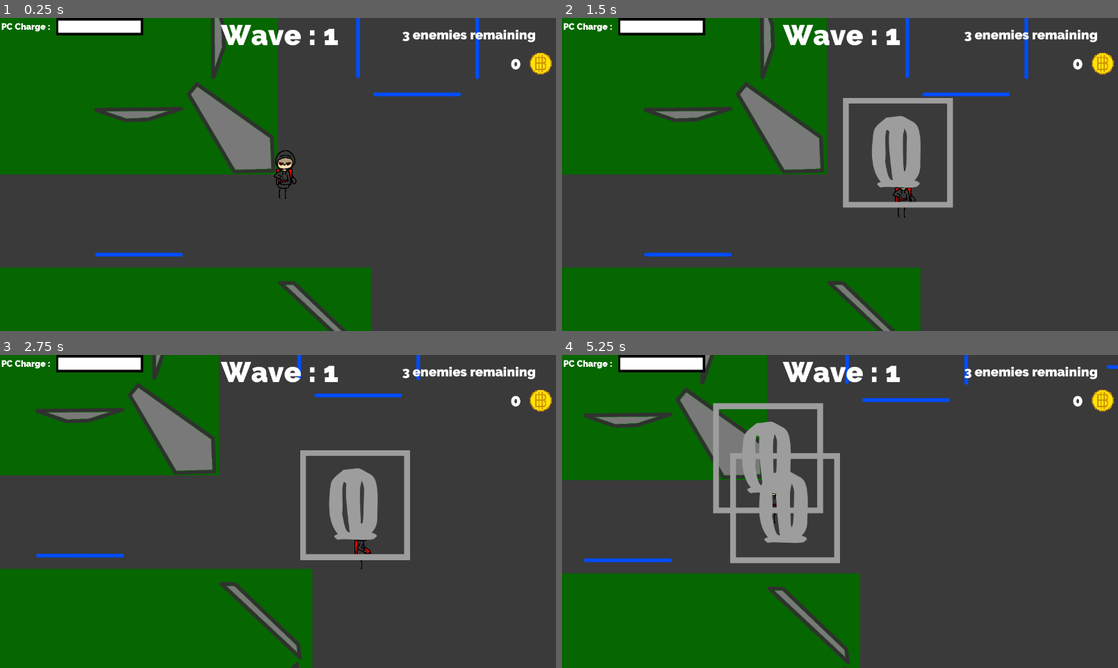
Above: before the commit, frames 1-4 (two rows, left to right).
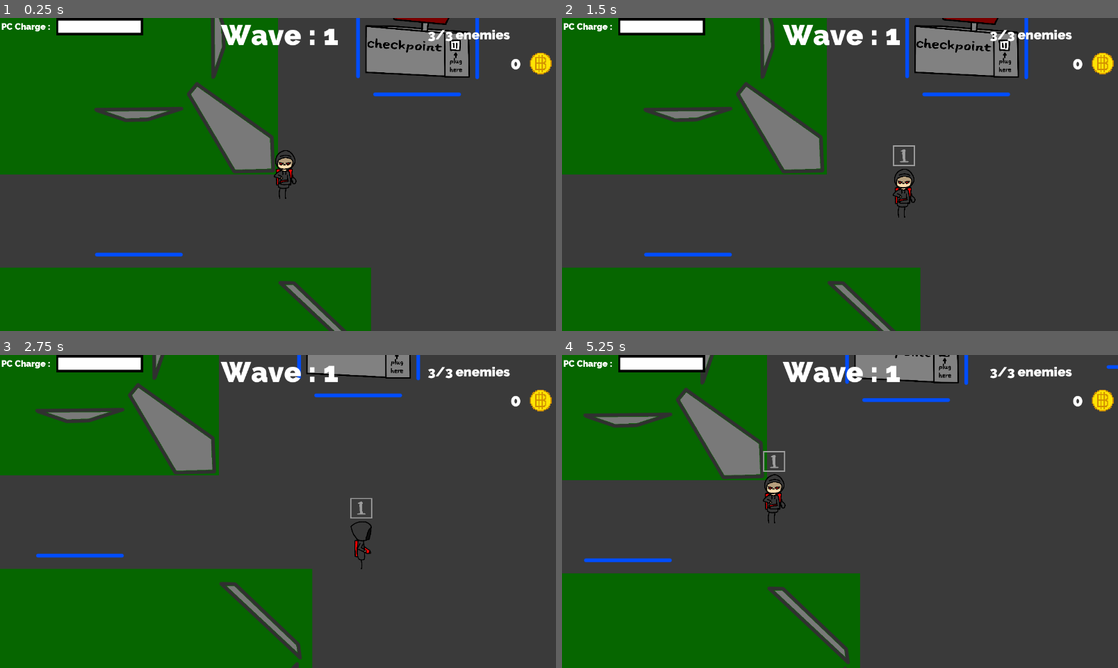
Above: after the commit, the same moments.

Repository: CeylenGames/5thAlakajam
Game: Godot game, scene res://World.tscn
The game is run twice, just before and just after one commit, with the same random seed, the same clock (stepped at 60 frames per second) and the same inputs.
Inputs:
- Up to frame 1 (0.25 s): no input
- Up to frame 2 (1.5 s): tap Enter (ui_accept) at 0.5, 0.77, 1.07 s; hold Right (ui_right) 0.53-1.28 s; tap Tab (select_enemy) at 0.6 s; tap Space (ui_select) at 0.8, 1.35 s; hold Down (ui_down) from 1.28 s (still down)
- Up to frame 3 (2.75 s): tap Enter (ui_accept) at 1.52, 1.55, 1.82, 2.1 s; release Down (ui_down) at 2.03 s; hold Right (ui_right) from 2.03 s (still down); tap Tab (select_enemy) at 2.3 s
- Up to frame 4 (5.25 s): release Right (ui_right) at 2.78 s; hold Up (ui_up) 2.78-3.53 s; tap Keypad 0 (combo_0) at 2.85 s; tap Enter (ui_accept) at 3.02, 3.32, 3.77, 3.8, 4.07, 4.52, 4.82 s; tap Space (ui_select) at 3.05, 5.1 s; hold Left (ui_left) 3.53-5.03 s; tap Keypad 1 (combo_1) at 3.6 s; tap Tab (select_enemy) at 4.35 s; hold Down (ui_down) from 5.03 s (still down)

The runs differ from the first frame. In frame 1, 3.1% of the frame differs, in the area x 65-97%, y 0-20%; in frame 2, 6.2%; in frame 3, 4.6%; in frame 4, 7.3%, in the area x 27-97%, y 0-67%.

Commit message:
checkpoint + ui

Diff:
--- /dev/null
+++ b/Prefabs/CheckPoint.tscn
@@ -0,0 +1,57 @@
+[gd_scene load_steps=6 format=2]
+
+[ext_resource path="res://images/OFF.png" type="Texture" id=1]
+[ext_resource path="res://Scripts/CheckPoint.gd" type="Script" id=2]
+[ext_resource path="res://images/ON.png" type="Texture" id=3]
+
+[sub_resource type="RectangleShape2D" id=1]
+
+custom_solver_bias = 0.0
+extents = Vector2( 566.667, 466.667 )
+
+[sub_resource type="CircleShape2D" id=2]
+
+custom_solver_bias = 0.0
+radius = 1200.0
+
+[node name="CheckPoint" type="Sprite"]
+
+position = Vector2( 450, -450 )
+scale = Vector2( 0.3, 0.3 )
+texture = ExtResource( 1 )
+script = ExtResource( 2 )
+_sections_unfolded = [ "Transform" ]
+ComputerOn = ExtResource( 3 )
+ComputerOff = ExtResource( 1 )
+
+[node name="StaticBody2D" type="StaticBody2D" parent="." index="0"]
+
+input_pickable = false
+collision_layer = 1
+collision_mask = 1
+constant_linear_velocity = Vector2( 0, 0 )
+constant_angular_velocity = 0.0
+friction = 1.0
+bounce = 0.0
+
+[node name="CollisionShape2D" type="CollisionShape2D" parent="StaticBody2D" index="0"]
+
+shape = SubResource( 1 )
+
+[node name="Area2D" type="Area2D" parent="." index="1"]
+
+input_pickable = true
+gravity_vec = Vector2( 0, 1 )
+gravity = 98.0
+linear_damp = 0.1
+angular_damp = 1.0
+audio_bus_override = false
+audio_bus_name = "Master"
+
+[node name="CollisionShape2D" type="CollisionShape2D" parent="Area2D" index="0"]
+
+shape = SubResource( 2 )
+
+[connection signal="body_entered" from="Area2D" to="." method="_on_area_entered"]
+
+[connection signal="body_exited" from="Area2D" to="." method="_on_area_exited"]
--- a/Prefabs/Combo.tscn
+++ b/Prefabs/Combo.tscn
@@ -1,8 +1,9 @@
-[gd_scene load_steps=8 format=2]
+[gd_scene load_steps=9 format=2]
 
 [ext_resource path="res://images/0.png" type="Texture" id=1]
 [ext_resource path="res://Scripts/Combo.gd" type="Script" id=2]
 [ext_resource path="res://images/1.png" type="Texture" id=3]
+[ext_resource path="res://images/enter.png" type="Texture" id=4]
 
 [sub_resource type="Animation" id=1]
 
@@ -61,9 +62,8 @@
 "values": [ Color( 1, 1, 1, 1 ), Color( 1, 1, 1, 1 ) ]
 }
 
-[sub_resource type="Animation" id=2]
+[sub_resource type="Animation" id=4]
 
-resource_name = "Reject"
 length = 0.24
 loop = false
 step = 0.03
@@ -74,7 +74,7 @@
 tracks/0/imported = false
 tracks/0/enabled = true
 tracks/0/keys = {
-"times": PoolRealArray( 0, 0.3 ),
+"times": PoolRealArray( 0, 0.24 ),
 "transitions": PoolRealArray( 1, 1 ),
 "update": 0,
 "values": [ Color( 1, 0, 0, 1 ), Color( 1, 0, 0, 1 ) ]
@@ -89,18 +89,19 @@
 "times": PoolRealArray( 0, 0.03, 0.06, 0.09, 0.12, 0.15, 0.18, 0.21, 0.24 ),
 "transitions": PoolRealArray( 1, 1, 1, 1, 1, 1, 1, 1, 1 ),
 "update": 0,
-"values": [ Vector2( 35, 30 ), Vector2( 15, 30 ), Vector2( 35, 30 ), Vector2( 55, 30 ), Vector2( 35, 30 ), Vector2( 15, 30 ), Vector2( 35, 30 ), Vector2( 55, 30 ), Vector2( 35, 30 ) ]
+"values": [ Vector2( 0, 0 ), Vector2( -20, 0 ), Vector2( 0, 0 ), Vector2( 20, 0 ), Vector2( 0, 0 ), Vector2( -20, 0 ), Vector2( 0, 0 ), Vector2( 20, 0 ), Vector2( 0, 0 ) ]
 }
 
 [node name="Combo" type="Sprite" index="0"]
 
-position = Vector2( 35, 30 )
+scale = Vector2( 0.2, 0.2 )
 texture = ExtResource( 1 )
 region_rect = Rect2( 62, 47, 287, 317 )
 script = ExtResource( 2 )
 _sections_unfolded = [ "Material", "Transform", "Visibility" ]
 Button0 = ExtResource( 1 )
 Button1 = ExtResource( 3 )
+ButtonEnter = ExtResource( 4 )
 
 [node name="Exit_Timer" type="Timer" parent="." index="0"]
 
@@ -117,9 +118,9 @@
 playback_default_blend_time = 0.0
 playback_speed = 1.0
 anims/Accept = SubResource( 1 )
-anims/End = SubResource( 4 )
+anims/End = SubResource( 2 )
 anims/Idle = SubResource( 3 )
-anims/Reject = SubResource( 2 )
+anims/Reject = SubResource( 4 )
 blend_times = [  ]
 
 [connection signal="timeout" from="Exit_Timer" to="." method="combo_exit"]
--- a/Prefabs/Player.tscn
+++ b/Prefabs/Player.tscn
@@ -35,7 +35,9 @@
 radius = 10.0
 height = 60.0
 
-[node name="Player" type="KinematicBody2D"]
+[node name="Player" type="KinematicBody2D" index="0" groups=[
+"Player",
+]]
 
 input_pickable = false
 collision_layer = 1
@@ -44,7 +46,6 @@
 script = ExtResource( 1 )
 Speed = 300
 Combo_Indic = null
-Combo_Indic_Pos = null
 Bullet = null
 select_texture = null
 Coins = null
--- /dev/null
+++ b/Scripts/CheckPoint.gd
@@ -0,0 +1,33 @@
+extends Sprite
+
+export (Texture) var ComputerOn
+export (Texture) var ComputerOff
+
+var player_here = false
+var powered = false
+
+func _ready():
+	power_off()
+
+func power_on():
+	texture = ComputerOn
+	powered = true
+
+func power_off():
+	texture = ComputerOff
+	powered = false
+
+func _on_area_entered(body):
+	if body.is_in_group("Player"):
+		player_here = true
+
+func _on_area_exited(body):
+	if body.is_in_group("Player"):
+		player_here = false
+
+func _process(delta):
+	if player_here and powered and Input.is_action_just_pressed("ui_accept"):
+		show_ui()
+
+func show_ui():
+	print("shop")
--- a/Scripts/Combo.gd
+++ b/Scripts/Combo.gd
@@ -54,11 +54,19 @@
 	elif Input.is_action_just_pressed("ui_accept"):
 		$Exit_Timer.stop()
 		if combo[index] == 2:
-			$AnimationPlayer.play("Accept")
-			animating = true
-			yield($AnimationPlayer, "animation_finished")
-			change_index()
-			animating = false
+			if get_node("../../../Player").selected:
+				$AnimationPlayer.play("Accept")
+				animating = true
+				yield($AnimationPlayer, "animation_finished")
+				change_index()
+				animating = false
+			else:
+				$AnimationPlayer.play("Reject")
+				animating = true
+				yield($AnimationPlayer, "animation_finished")
+				$AnimationPlayer.play("Idle")
+				animating = false
+
 	else:
 		if not afk:
 			afk = true
@@ -67,6 +75,7 @@
 func combo_exit():
 	$AnimationPlayer.play("End")
 	yield($AnimationPlayer, "animation_finished")
+	get_node("../../../Player").is_comboting = false
 	queue_free()
 
 func update_ui():
--- a/Scripts/Main.gd
+++ b/Scripts/Main.gd
@@ -11,13 +11,14 @@
 export (NodePath) var EnemyContainer
 
 var enemiesNb = 3 * WaveNumber
+var max_enemies = enemiesNb
 
 func _ready():
 	update_ui()
 	reset()
 
 func update_ui():
-	get_node(Enemies).set_text(str(enemiesNb) + " enemies remaining")
+	get_node(Enemies).set_text(str(enemiesNb) + "/" + str(max_enemies) + " enemies")
 	get_node(WaveLabel).set_text("Wave : " + str(WaveNumber))
 
 func reset():
@@ -27,6 +28,12 @@
 func _on_wave_ended():
 	WaveNumber += 1
 	enemiesNb = 3 * WaveNumber
+	max_enemies = enemiesNb
+	if WaveNumber % 3 == 0:
+		$ComputerTimer.start()
+		$CheckPoint.power_on()
+		yield($ComputerTimer, "timeout")
+		$CheckPoint.power_off()
 	update_ui()
 	reset()
 
--- a/Scripts/Player.gd
+++ b/Scripts/Player.gd
@@ -5,7 +5,8 @@
 var velocity = Vector2()
 
 export (PackedScene) var Combo_Indic
-export (Vector2) var Combo_Indic_Pos
+
+var is_comboting = false
 
 export (PackedScene) var Bullet
 export (Texture) var select_texture
@@ -18,6 +19,8 @@
 
 export (NodePath) var ChargeBar
 var charge = 100
+
+var charge_loose = 5
 
 func _ready():
 	randomize()
@@ -52,21 +55,23 @@
 		choose_a_guy()
 
 func BeginCombo():
-	var combo = Combo_Indic.instance()
-	add_child(combo)
-	combo.position = Combo_Indic_Pos
-	combo.connect("combo_ended", self, "end_combo")
-	combo.begin(3)
+	if not is_comboting:
+		var combo = Combo_Indic.instance()
+		$ComboReceptor.add_child(combo)
+		combo.connect("combo_ended", self, "end_combo")
+		combo.begin(3)
+		is_comboting = true
 
 func end_combo():
-	if selected and charge >= 10:
+	if selected and charge >= charge_loose:
 		var bullet = Bullet.instance()
 		bullet.position = get_node("../Player").position
 		bullet.velocity = (selected.position - position).normalized()
 		get_node("../../World").add_child(bullet)
 
-		charge -= 10
+		charge -= charge_loose
 		updateUi()
+	is_comboting = false
 
 func _detected(body):
 	if body.is_in_group("Enemy"):
@@ -84,6 +89,8 @@
 		var node = bodies[rand_range(0, bodies.size())]
 		var sprite = Sprite.new()
 		sprite.name = "Selector"
+		sprite.apply_scale(Vector2(0.15, 0.15))
+		sprite.position = Vector2(0, -80)
 		node.add_child(sprite)
 		sprite.texture = select_texture
 		selected = node
--- a/World.tscn
+++ b/World.tscn
@@ -6,7 +6,7 @@
 [ext_resource path="res://Prefabs/Player.tscn" type="PackedScene" id=4]
 [ext_resource path="res://Prefabs/Combo.tscn" type="PackedScene" id=5]
 [ext_resource path="res://Prefabs/Bullet.tscn" type="PackedScene" id=6]
-[ext_resource path="res://images/enemies/select.png" type="Texture" id=7]
+[ext_resource path="res://images/locked.png" type="Texture" id=7]
 [ext_resource path="res://Scripts/EnemyContainer.gd" type="Script" id=8]
 [ext_resource path="res://Prefabs/Spawner.tscn" type="PackedScene" id=9]
 [ext_resource path="res://Prefabs/Enemy.tscn" type="PackedScene" id=10]
@@ -18,6 +18,7 @@
 [ext_resource path="res://images/ui/fond_bar.png" type="Texture" id=16]
 [ext_resource path="res://images/ui/bar.png" type="Texture" id=17]
 [ext_resource path="res://images/bitcoin/bitcoin1.png" type="Texture" id=18]
+[ext_resource path="res://Prefabs/CheckPoint.tscn" type="PackedScene" id=19]
 
 [sub_resource type="NavigationPolygon" id=1]
 
@@ -76,6 +77,8 @@
 EnemyContainer = NodePath("Enemies")
 
 [node name="Navigation2D" type="Navigation2D" parent="." index="0"]
+
+editor/display_folded = true
 
 [node name="NavigationPolygonInstance" type="NavigationPolygonInstance" parent="Navigation2D" index="0"]
 
@@ -128,7 +131,6 @@
 
 editor/display_folded = true
 Combo_Indic = ExtResource( 5 )
-Combo_Indic_Pos = Vector2( -20, -130 )
 Bullet = ExtResource( 6 )
 select_texture = ExtResource( 7 )
 Coins = NodePath("../GUI/Coins")
@@ -159,8 +161,15 @@
 editor_draw_limits = false
 editor_draw_drag_margin = false
 
-[node name="Detector" type="Area2D" parent="Player" index="3"]
-
+[node name="ComboReceptor" type="Node2D" parent="Player" index="3"]
+
+position = Vector2( 0, -120 )
+scale = Vector2( 1, 0.9375 )
+_sections_unfolded = [ "Transform" ]
+
+[node name="Detector" type="Area2D" parent="Player" index="4"]
+
+editor/display_folded = true
 input_pickable = true
 gravity_vec = Vector2( 0, 1 )
 gravity = 98.0
@@ -174,8 +183,9 @@
 
 shape = SubResource( 2 )
 
-[node name="CoinPicker" type="Area2D" parent="Player" index="4"]
-
+[node name="CoinPicker" type="Area2D" parent="Player" index="5"]
+
+editor/display_folded = true
 input_pickable = true
 gravity_vec = Vector2( 0, 1 )
 gravity = 98.0
@@ -191,6 +201,7 @@
 [node name="Enemies" type="Node2D" parent="." index="4"]
 
 script = ExtResource( 8 )
+_sections_unfolded = [ "Transform" ]
 
 [node name="Spawner" parent="." index="5" instance=ExtResource( 9 )]
 
@@ -378,6 +389,15 @@
 stretch_mode = 0
 _sections_unfolded = [ "Rect" ]
 
+[node name="ComputerTimer" type="Timer" parent="." index="9"]
+
+process_mode = 1
+wait_time = 6.0
+one_shot = false
+autostart = false
+
+[node name="CheckPoint" parent="." index="10" instance=ExtResource( 19 )]
+
 [connection signal="body_entered" from="Player/Detector" to="Player" method="_detected"]
 
 [connection signal="body_exited" from="Player/Detector" to="Player" method="_undetected"]
Not shown: 1 places in Prefabs/Combo.tscn that only renumber resources
Not shown: 1 places in World.tscn that only renumber resources
Not shown, added: images/OFF.png.import
Not shown, added: images/ON.png.import
Not shown, added: images/enter.png.import
Not shown, added: images/locked.png.import
